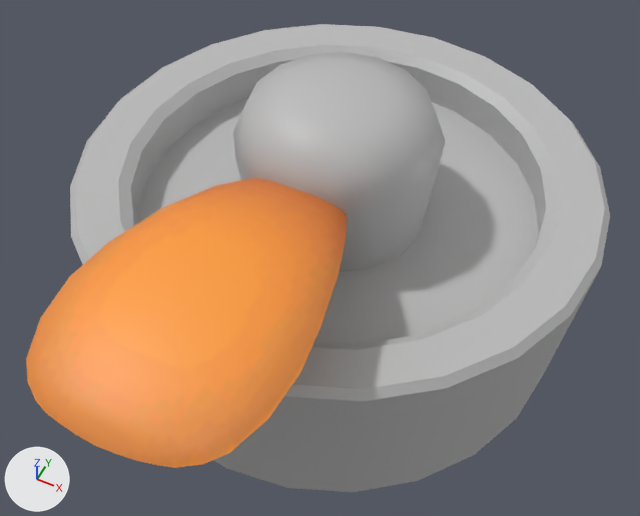
Two versions of the FBX model Assets/GameAssets/Models/Flower_Orange.fbx, one commit apart.
Before and after are seen from a 50 mm camera at (0.0566, -0.1213, 0.1631) aimed at (0.0026, -0.0133, 0.0282). The axes (+X, +Y, +Z) are drawn at lower left. The lights are the same throughout. Where no turn or scale is listed for an object, it has been applied to the vertices. Vertices at the same position are counted once.

Names of what the first picture shows: 'Flower_Pot_0', 'Petal_01__3350_Petal_01_6', 'pCylinder1'.
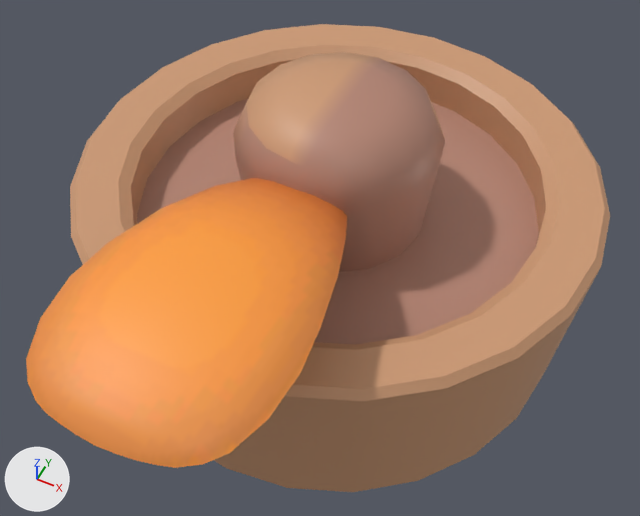
Boxes [x1, y1, x2, y2] around the edits, measured in the pictures (640 x 516 px):
'Flower_Pot_0', recoloured, surface changed (grey to brown): [70, 24, 610, 492] in both
'pCylinder1', recoloured (grey to brown): [233, 52, 446, 272] in both

Diff of the bpy script that builds the scene:
```diff
--- a/Assets/GameAssets/Models/Flower_Orange.fbx.py
+++ b/Assets/GameAssets/Models/Flower_Orange.fbx.py
@@ img_t_pot_png @@
+img_t_pot_png = load_image('T_pot.png', '../../LiquidUpdate2022URP/Textures/T_pot.png', 32, 32, 'sRGB')
@@ mat_lambert7 @@
+mat_lambert7 = principled_material('lambert7')
+mat_lambert7.texture = img_t_pot_png
@@ me_mesh_001 @@
 me_mesh_001.from_pydata(...)  # 156 vertices, 304 faces; spans x -0.0546..0.0546, y -0.0539..0.0539, z 0.0002..0.04
 # used by ob_flower_pot_0; location = (0.0, 0.0, 0.0)
-me_mesh_001.materials.append(mat_lambert1)  # grey #bcbcbc
+# me_mesh_001 part 1: texture (UV) coordinates of 260 of 304 faces, centred in x -0.0535..0.0535, y -0.0528..0.0528, z 0.0007..0.0399, changed; they spanned u 0.79..0.94, v 0.06..0.1 and now span u 0.12..0.27, v 0.06..0.1
+me_mesh_001.materials.append(mat_lambert7)  # picture img_t_pot_png
@@ me_mesh_002 @@
 me_mesh_002.from_pydata(...)  # 65 vertices, 64 faces; spans x -0.0208..0.0208, y -0.0208..0.0208, z 0.0435..0.0852
-me_mesh_002.materials.append(mat_lambert1)  # grey #bcbcbc
+me_mesh_002.materials.append(mat_lambert7)  # picture img_t_pot_png
```
